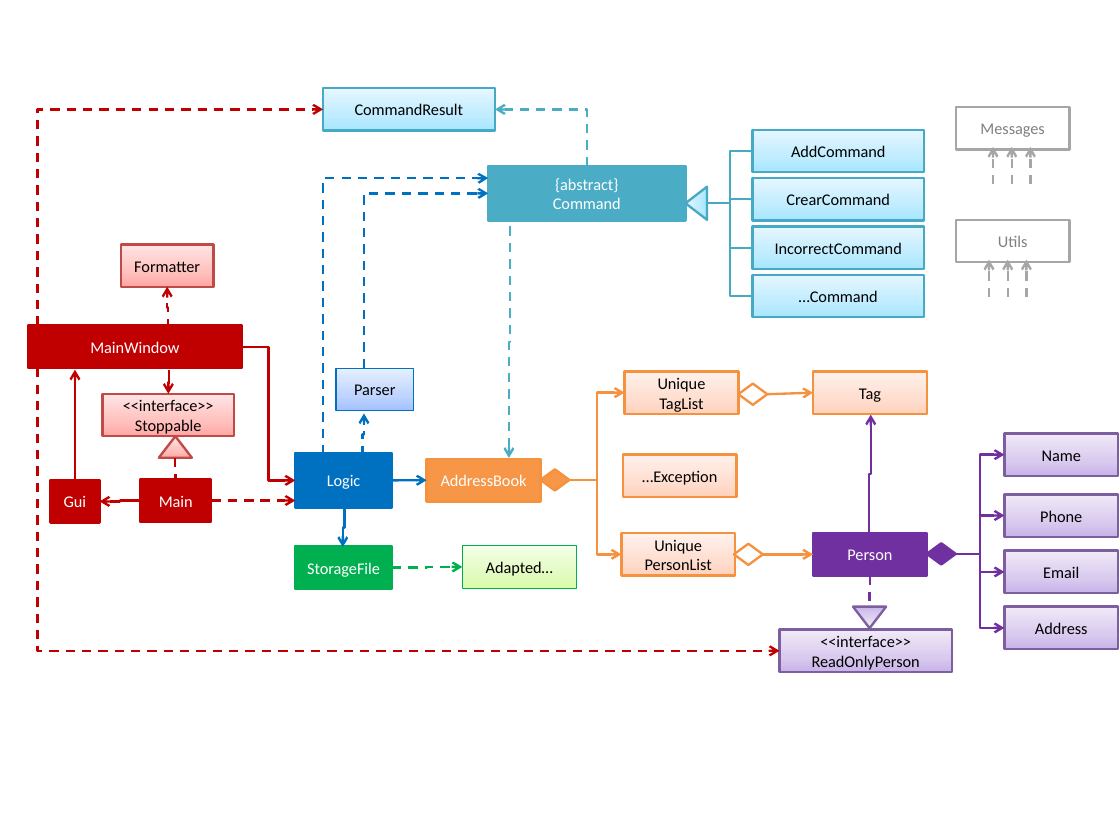
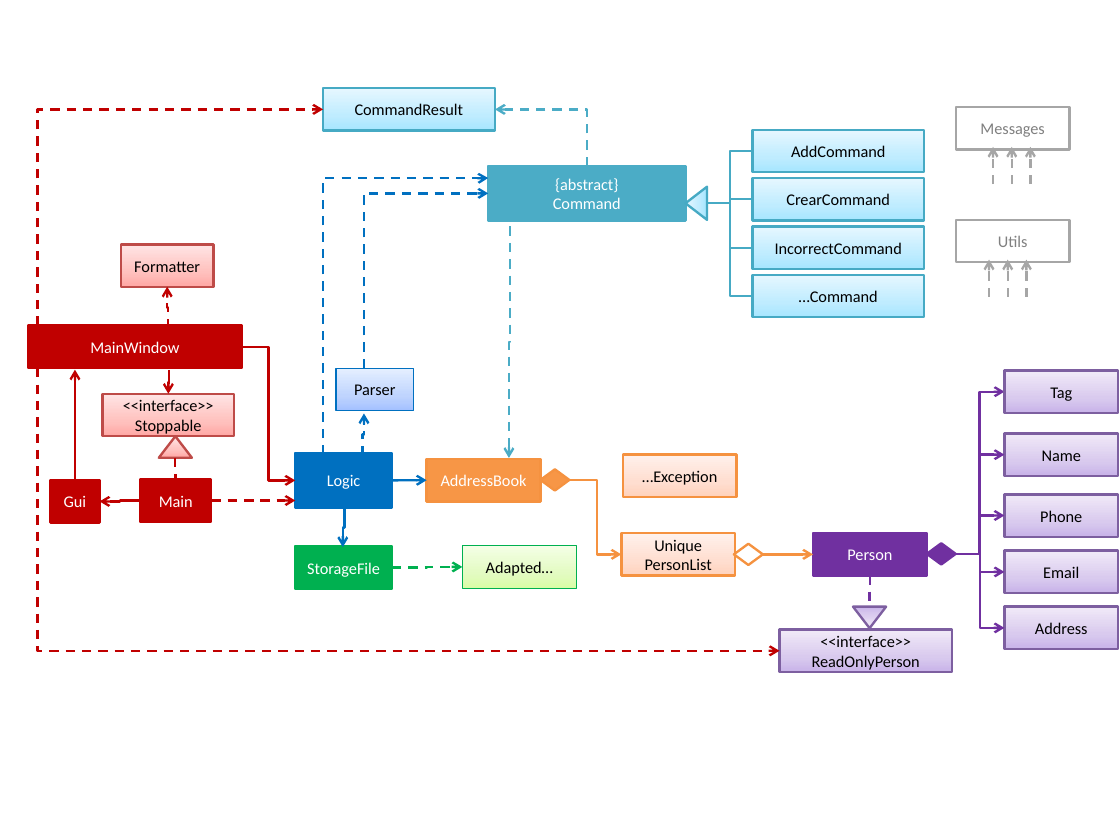
Before and after one commit to se-edu/addressbook-level25, a slide deck: slide 2 of docs/Diagrams.pptx. Drawn at 1120x840 pixels with LibreOffice and Linux fonts; fonts in the diff are those of the drawing. Boxes give left, top, right and bottom in pixels: in the first picture for what was removed or moved away, otherwise in the second. Text is boxed around its words. In the diff, an @@ line names an element or a change of style, - is before the commit and + after.

Commit message:
docs/mainClassDiagram: remove UniqueTagList
AddressBook previously had a UniqueTagList linked to it as the
master tag list, which was reflected in the mainClassDiagram
architecture diagram in the DeveloperGuide.

Since AddressBook does not use a master tag list anymore, and
UniqueTagList has been removed, the architecture diagram is no
longer consistent with the program.

Let's update the mainClassDiagram architecture diagram.

```diff
--- a/docs/Diagrams.pptx
+++ b/docs/Diagrams.pptx
@@ rectangle removed at [625,372,739,414] @@
-Unique
-TagList
@@ diamond removed at [738,384,767,405] @@
@@ rectangle "Tag": place and size @@
-rectangle "Tag" at [813,372,927,414]
+rectangle "Tag" at [1005,371,1119,413]
@@ rectangle "Tag" at [1005,371,1119,413]: fill gradient #FFD2BD to #FFDED0 to #FFF2ED to gradient #C9B5E8 to #D8CBEE to #F0EAF9; outline #F69240 1.5 pt to #7D60A0 1.5 pt @@
@@ elbow arrow removed from (569, 480) to (625, 393) @@
@@ arrow removed from (767, 394) to (813, 393) @@
@@ elbow arrow moved from (869, 534) - (870, 414) to (979, 554) - (1005, 392) @@
```
Also in this commit, not shown: 1 other file.
